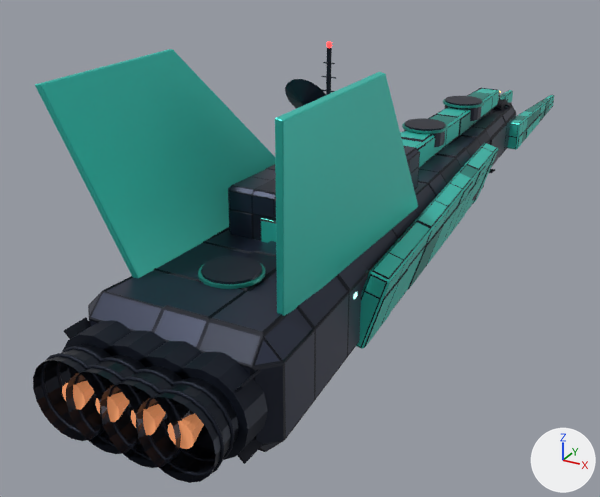
Before and after pictures for a commit that changed the glTF model models/ships/harbinger.glb.
The view is the same before and after, from a 50 mm camera at (16.9, -41.6, 16.8) aimed at (-4.7, -2.5, -2.8). The axes (+X, +Y, +Z) are drawn at lower right. The lights are the same throughout. The first picture is the older version. Where no turn or scale is listed for an object, it has been applied to the vertices. Vertices at exactly the same position are counted once.

In view in the first picture: 'harbinger_mesh', 'radar_mesh'.
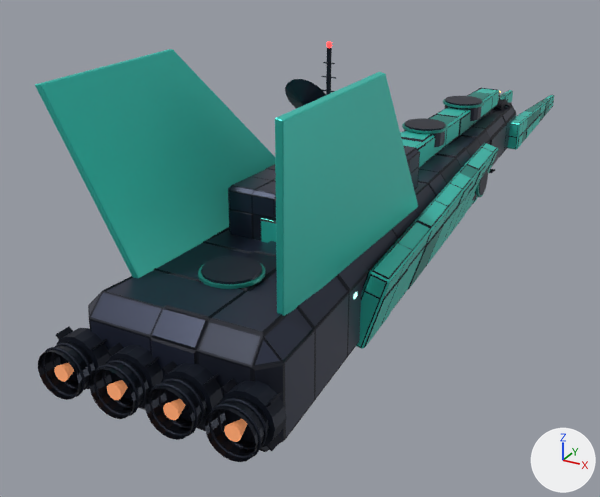
Pixel boxes [x1, y1, x2, y2] of what changed, in the pictures (600 x 497 px; the box of a moved part takes in the faces that stretch with it):
'harbinger_mesh', reshaped: before [33, 48, 554, 483]; after [35, 48, 554, 462]
'pedestal.001', added: after [475, 170, 488, 195]
'pedestal_collar.001', added: after [476, 169, 488, 197]
part 1 of me_harbinger_mesh, moved or reshaped: before [62, 321, 131, 378]; after [56, 328, 111, 389]
part 2 of me_harbinger_mesh, moved or reshaped: before [57, 346, 102, 390]; after [52, 343, 92, 390]
part 3 of me_harbinger_mesh, moved or reshaped: before [41, 353, 107, 434]; after [42, 347, 85, 397]
part 4 of me_harbinger_mesh, moved or reshaped: before [103, 330, 166, 368]; after [106, 345, 164, 408]
part 5 of me_harbinger_mesh, moved or reshaped: before [92, 357, 138, 404]; after [103, 360, 146, 408]
part 6 of me_harbinger_mesh, moved or reshaped: before [74, 364, 143, 447]; after [94, 364, 139, 416]
part 7 of me_harbinger_mesh, moved or reshaped: before [138, 341, 207, 443]; after [161, 363, 223, 427]
part 8 of me_harbinger_mesh, moved or reshaped: before [126, 368, 194, 422]; after [158, 378, 204, 428]
part 9 of me_harbinger_mesh, moved or reshaped: before [109, 376, 182, 461]; after [149, 383, 198, 436]
part 10 of me_harbinger_mesh, moved or reshaped: before [175, 352, 268, 460]; after [220, 381, 287, 448]
part 11 of me_harbinger_mesh, moved or reshaped: before [161, 381, 234, 462]; after [218, 398, 267, 450]
part 12 of me_harbinger_mesh, moved or reshaped: before [145, 389, 225, 476]; after [209, 403, 262, 458]
part 13 of me_harbinger_mesh, moved or reshaped: before [33, 344, 113, 441]; after [38, 342, 95, 400]
part 14 of me_harbinger_mesh, moved or reshaped: before [66, 355, 150, 454]; after [89, 359, 149, 419]
part 15 of me_harbinger_mesh, moved or reshaped: before [100, 366, 190, 468]; after [145, 377, 206, 440]
part 16 of me_harbinger_mesh, moved or reshaped: before [136, 378, 238, 483]; after [205, 397, 269, 462]
part 17 of me_harbinger_mesh, moved or reshaped: before [62, 283, 262, 464]; after [54, 283, 283, 451]
part 18 of me_harbinger_mesh, moved or reshaped (mostly hidden before): before [515, 116, 528, 133]; after [151, 116, 528, 428]

The change, as a diff of the scene's bpy script:
```diff
--- a/models/ships/harbinger.glb.py
+++ b/models/ships/harbinger.glb.py
@@ me_harbinger_mesh @@
-me_harbinger_mesh.from_pydata(...)  # 8948 vertices, 16640 faces; spans x -5.1..5.1, y -28.4..26.1, z -5.8..7.4
+me_harbinger_mesh.from_pydata(...)  # 8948 vertices, 16640 faces; spans x -5.1..5.1, y -27.3..26.1, z -5.8..7.4
+# me_harbinger_mesh part 1: the loose piece of 32 vertices spanning x -4.2..-0.5, y -26.7..-25.4, z -4.9..-1.3 is scaled about its middle by 0.622, then moved by (-1.5, 0.2, 0.0)
+# me_harbinger_mesh part 2: the loose piece of 120 vertices spanning x -4.0..-0.8, y -27.3..-27.2, z -4.7..-1.5 is scaled about its middle by (0.627, 0.813, 0.627), then moved by (-1.5, 0.6, 0.0)
+# me_harbinger_mesh part 3: the loose piece of 120 vertices spanning x -4.0..-0.7, y -28.0..-27.9, z -4.8..-1.4 is scaled about its middle by (0.627, 0.813, 0.627), then moved by (-1.5, 0.9, 0.0)
+# me_harbinger_mesh part 4: the loose piece of 32 vertices spanning x -2.6..1.0, y -26.7..-25.4, z -4.9..-1.3 is scaled about its middle by 0.622, then moved by (-0.5, 0.2, 0.0)
+# me_harbinger_mesh part 5: the loose piece of 120 vertices spanning x -2.4..0.8, y -27.3..-27.2, z -4.7..-1.5 is scaled about its middle by (0.627, 0.813, 0.627), then moved by (-0.5, 0.6, 0.0)
+# me_harbinger_mesh part 6: the loose piece of 120 vertices spanning x -2.5..0.9, y -28.0..-27.9, z -4.8..-1.4 is scaled about its middle by (0.627, 0.813, 0.627), then moved by (-0.5, 0.9, 0.0)
+# me_harbinger_mesh part 7: the loose piece of 32 vertices spanning x -1.0..2.6, y -26.7..-25.4, z -4.9..-1.3 is scaled about its middle by 0.622, then moved by (0.5, 0.2, 0.0)
+# me_harbinger_mesh part 8: the loose piece of 120 vertices spanning x -0.8..2.4, y -27.3..-27.2, z -4.7..-1.5 is scaled about its middle by (0.627, 0.813, 0.627), then moved by (0.5, 0.6, 0.0)
+# me_harbinger_mesh part 9: the loose piece of 120 vertices spanning x -0.9..2.5, y -28.0..-27.9, z -4.8..-1.4 is scaled about its middle by (0.627, 0.813, 0.627), then moved by (0.5, 0.9, 0.0)
+# me_harbinger_mesh part 10: the loose piece of 32 vertices spanning x 0.5..4.2, y -26.7..-25.4, z -4.9..-1.3 is scaled about its middle by 0.622, then moved by (1.5, 0.2, 0.0)
+# me_harbinger_mesh part 11: the loose piece of 120 vertices spanning x 0.8..4.0, y -27.3..-27.2, z -4.7..-1.5 is scaled about its middle by (0.627, 0.813, 0.627), then moved by (1.5, 0.6, 0.0)
+# me_harbinger_mesh part 12: the loose piece of 120 vertices spanning x 0.7..4.0, y -28.0..-27.9, z -4.8..-1.4 is scaled about its middle by (0.627, 0.813, 0.627), then moved by (1.5, 0.9, 0.0)
+# me_harbinger_mesh part 13: the loose piece of 40 vertices spanning x -4.0..-0.7, y -28.4..-25.5, z -4.7..-1.5 is scaled about its middle by 0.622, then moved by (-1.5, 0.5, 0.0)
+# me_harbinger_mesh part 14: the loose piece of 40 vertices spanning x -2.4..0.8, y -28.4..-25.5, z -4.7..-1.5 is scaled about its middle by 0.622, then moved by (-0.5, 0.5, 0.0)
+# me_harbinger_mesh part 15: the loose piece of 40 vertices spanning x -0.8..2.4, y -28.4..-25.5, z -4.7..-1.5 is scaled about its middle by 0.622, then moved by (0.5, 0.5, 0.0)
+# me_harbinger_mesh part 16: the loose piece of 40 vertices spanning x 0.7..4.0, y -28.4..-25.5, z -4.7..-1.5 is scaled about its middle by 0.622, then moved by (1.5, 0.5, 0.0)
+# me_harbinger_mesh part 17: 400 of 8948 vertices moved; they spanned x -4.0..4.0, y -28.0..-22.1, z -5.6..-0.5 and now span x -4.8..4.8, y -27.1..16.4, z -5.5..-0.5; mean shift (0.0, 0.8, 0.0); largest move (-0.6, -25.6, -4.7) -> (-1.0, 16.4, -2.1)
+# me_harbinger_mesh part 18: 28 of 8948 vertices moved; they spanned x -2.3..2.3, y 13.6..17.3, z -4.2..-1.6 and now span x -2.3..2.3, y -25.6..17.3, z -4.7..-1.5; mean shift (0.1, -6.0, -0.2); largest move (-1.0, 16.5, -4.0) -> (1.3, -25.6, -4.7)
+# other edits to the shape of me_harbinger_mesh do not show in these pictures
 me_harbinger_mesh.materials.append(mat_harbinger_hull2)
@@ ob_pedestal_collar_001 @@
+ob_pedestal_collar_001 = bpy.data.objects.new('pedestal_collar.001', me_pedestal_collar_001)  # a 16-sided cylinder along x spanning x -0.08..0.08, y -0.95..0.95, z -0.95..0.95; in mat_harbinger_accent2 (cyan #289186)
+ob_pedestal_collar_001.location = (3.27, 6.3, 0.0)
@@ ob_pedestal_001 @@
+ob_pedestal_001 = bpy.data.objects.new('pedestal.001', me_pedestal_001)  # a 16-sided cylinder along x spanning x -0.43..0.43, y -0.8..0.8, z -0.8..0.8; in mat_harbinger_hull2 (dark blue #252a39)
+ob_pedestal_001.location = (2.96, 6.3, 0.0)
```
